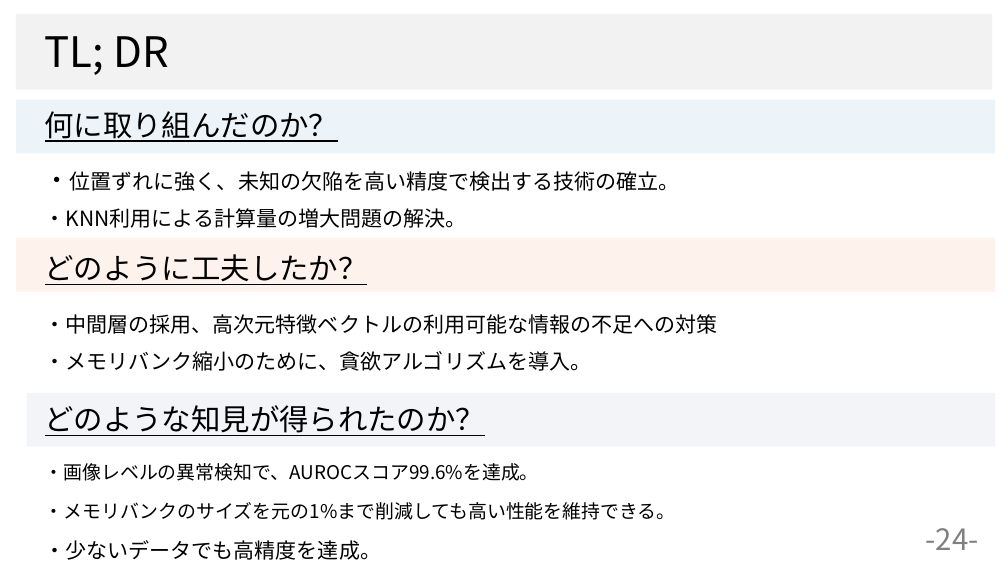
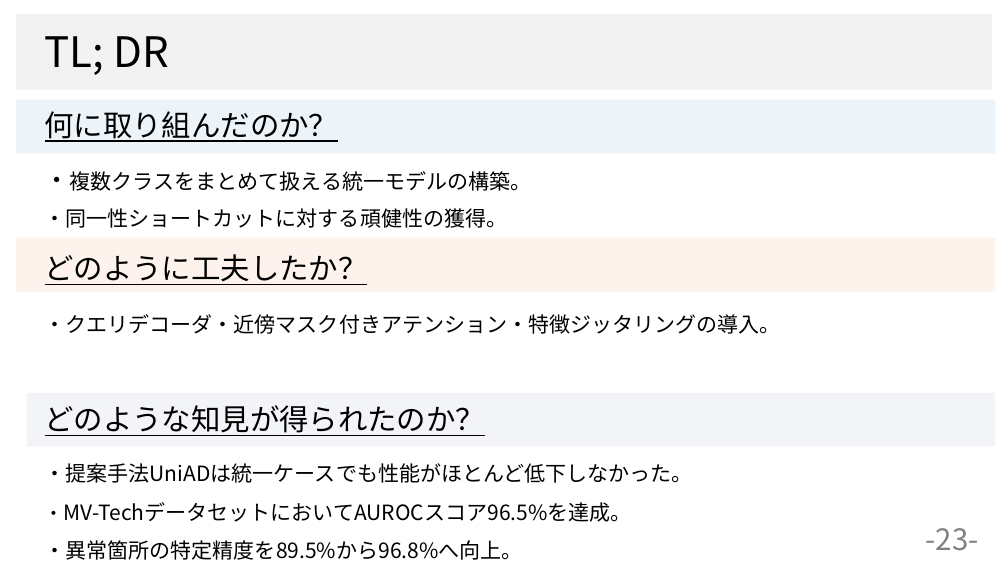
Before and after one commit to dhia-github/haselab-all, a slide deck: slide 23 of 20_発表資料/ゼミ資料/統一モデル_ゼミ資料２.pptx (slide 24 before the commit). Drawn at 1008x567 pixels with LibreOffice and Linux fonts; fonts in the diff are those of the drawing; background and template pictures are left out. Boxes give left, top, right and bottom in pixels: in the first picture for what was removed or moved away, otherwise in the second. Text is boxed around its words. In the diff, an @@ line names an element or a change of style, - is before the commit and + after.

Commit message:
Today's progress

```diff
--- a/20_発表資料/ゼミ資料/統一モデル_ゼミ資料２.pptx
+++ b/20_発表資料/ゼミ資料/統一モデル_ゼミ資料２.pptx
@@ text at (x1=45, y1=171, x2=532, y2=191): text changed @@
-・位置ずれに強く、未知の欠陥を高い精度で検出する技術の確立。
+・複数クラスをまとめて扱える統一モデルの構築。
@@ text at (x1=45, y1=208, x2=508, y2=228): text changed @@
-・KNN利用による計算量の増大問題の解決。
+・同一性ショートカットに対する頑健性の獲得。
@@ text at (x1=45, y1=314, x2=781, y2=334): text changed @@
-・中間層の採用、高次元特徴ベクトルの利用可能な情報の不足への対策
+・クエリデコーダ・近傍マスク付きアテンション・特徴ジッタリングの導入。
@@ text removed at (x1=45, y1=351, x2=592, y2=371) @@
-・メモリバンク縮小のために、貪欲アルゴリズムを導入。
@@ text at (x1=45, y1=463, x2=693, y2=483): text changed; size 18 to 20 pt @@
-・画像レベルの異常検知で、AUROCスコア99.6%を達成。
+・提案手法UniADは統一ケースでも性能がほとんど低下しなかった。
@@ text at (x1=45, y1=502, x2=631, y2=522): text changed; size 18 to 20 pt @@
-・メモリバンクのサイズを元の1%まで削減しても高い性能を維持できる。
+・MV-TechデータセットにおいてAUROCスコア96.5%を達成。
@@ page number at (x1=926, y1=528, x2=979, y2=551): text changed @@
--24-
+-23-
@@ text at (x1=45, y1=540, x2=523, y2=560): text changed @@
-・少ないデータでも高精度を達成。
+・異常箇所の特定精度を89.5%から96.8%へ向上。
```
Also in this commit, not shown: 10 other slides changed, 1 slide added, 2 slides removed.
